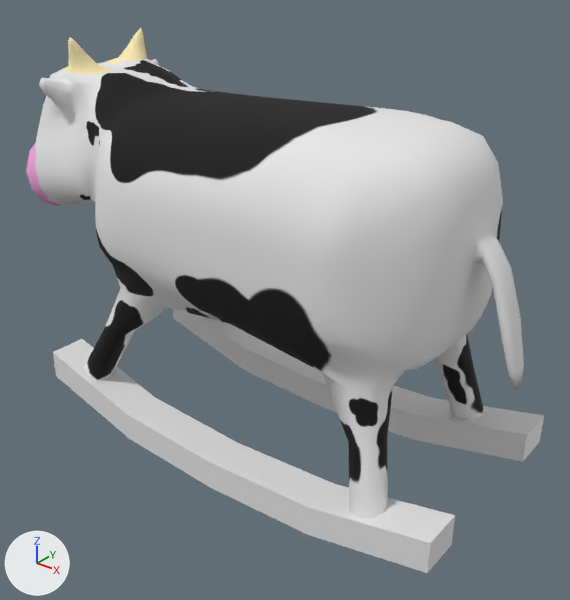
The FBX model RainbowTeapotGame/Assets/Models/vacaT.FBX as it was, and as the next commit left it.
Camera for both pictures: a camera (50 mm lens) standing at (3.83, -13.09, 4.52) and looking at (-0.47, -7.71, 1.18). The axes (+X, +Y, +Z) are drawn at lower left. The lights are the same throughout. Where no turn or scale is listed for an object, it has been applied to the vertices.
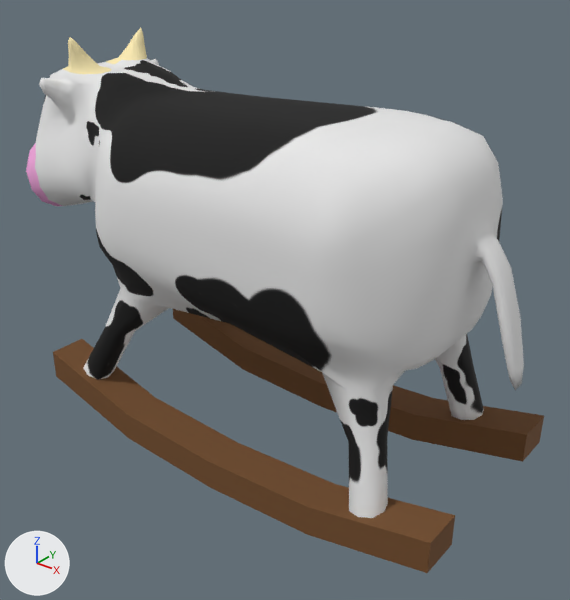
The change in detail:
Material 'Material #3' (mat_material__3) is new.
Its base color is (0.169, 0.0706, 0.0196) (brown #724b26).
Its roughness is 0.859.
me_mesh_001 has 40 vertices, 72 faces and spans x -2.3..2.3, y -0.2..1.97, z 0.0..0.66.
me_mesh_001 now uses material mat_material__3 (brown #724b26).

Changed parts and their boxes (x1, y1, x2, y2) in the pictures (570 x 600 px):
'Box003', recoloured (grey to brown): (53, 309, 544, 573) in both
